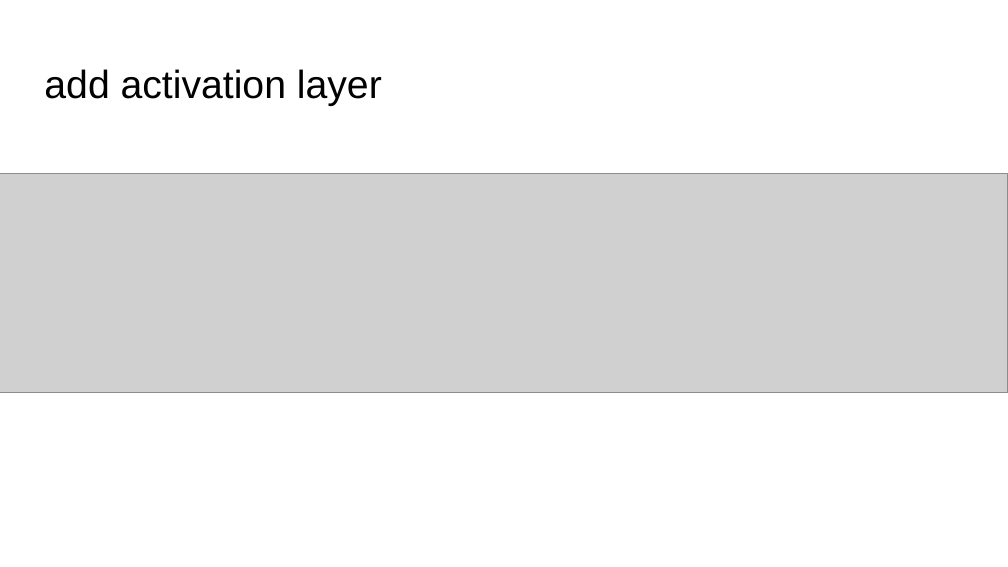
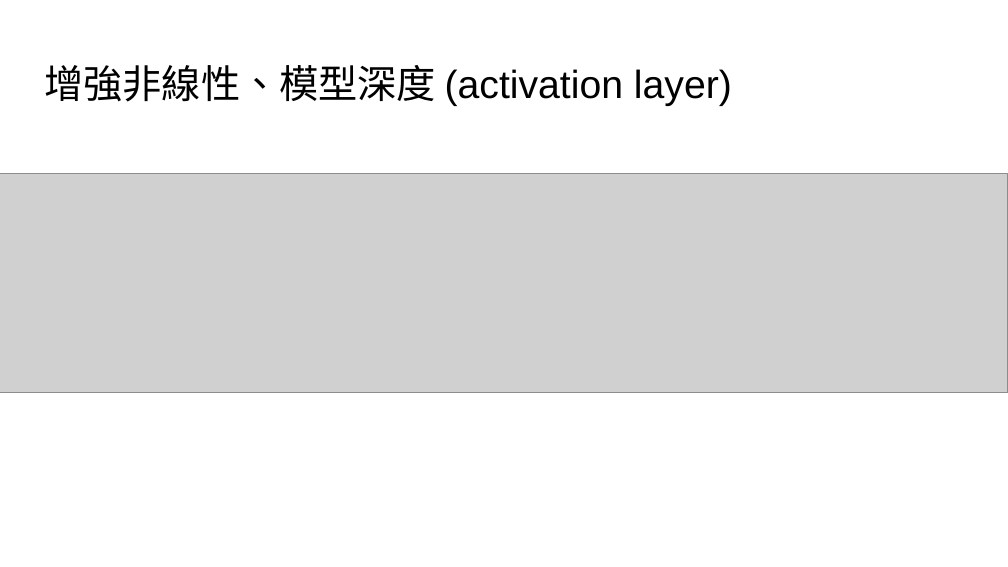
Before and after one commit to exeex/ml-course-slide, a slide deck: slide 17 of C3-DNN.pptx. Drawn at 1008x567 pixels with LibreOffice and Linux fonts; fonts in the diff are those of the drawing; grey boxes stand for pictures. Boxes give left, top, right and bottom in pixels: in the first picture for what was removed or moved away, otherwise in the second. Text is boxed around its words. In the diff, an @@ line names an element or a change of style, - is before the commit and + after.

```diff
--- a/C3-DNN.pptx
+++ b/C3-DNN.pptx
@@ title at (x1=44, y1=65, x2=732, y2=106): text changed @@
-add activation layer
+增強非線性、模型深度 (activation layer)
```
Also in this commit, not shown: 5 other slides changed, 3 slides added, 1 slide removed, 1 other file.
